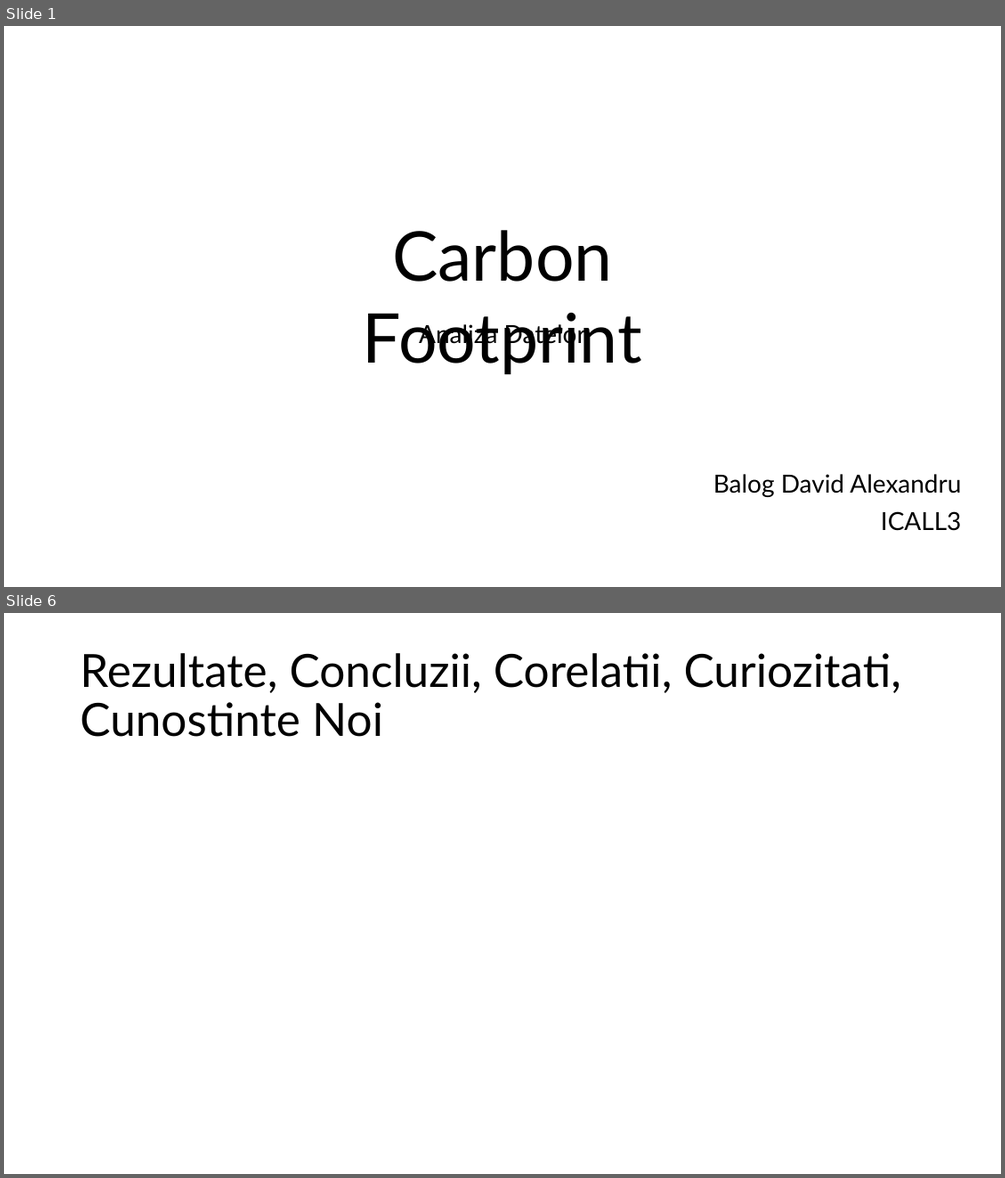
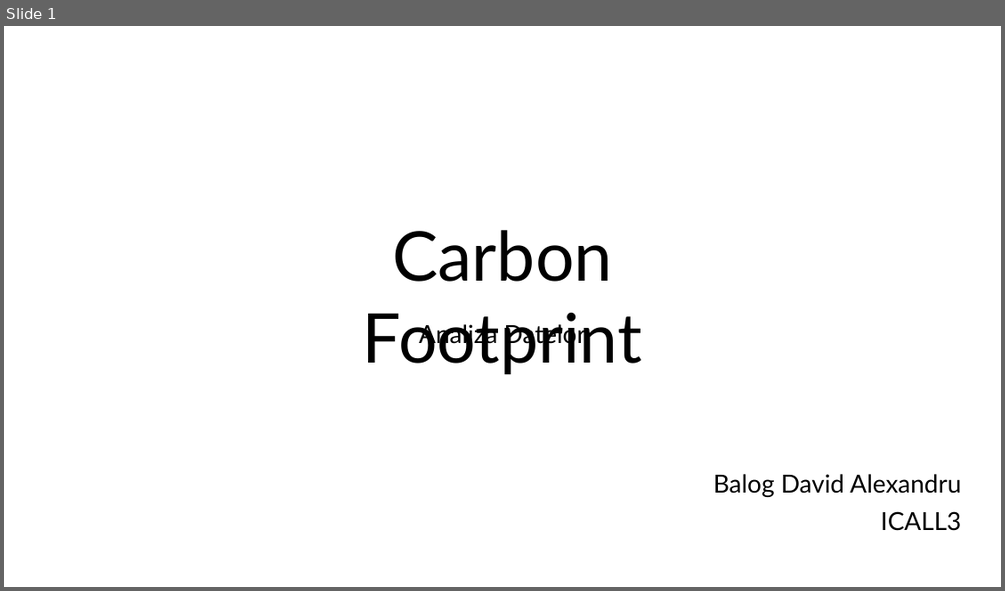
Before and after one commit to BalogDavid/ProiectAnalizaDate, a slide deck: Prezentare Analiza Datelor-Balog David Alexandru.pptx. Shown one above the other, each under a label of ours: slides 1 and 6 before the commit, slide 1 after it; the slides between them are not shown. The pictures are 1005x1178 and 1005x591 pixels, drawn with LibreOffice and Linux fonts; fonts in the diff are those of the drawing. Boxes give left, top, right and bottom in pixels: in the first picture for what was removed or moved away, otherwise in the second. Text is boxed around its words. In the diff, an @@ line names an element or a change of style, - is before the commit and + after.

```diff
--- a/Prezentare Analiza Datelor-Balog David Alexandru.pptx
+++ b/Prezentare Analiza Datelor-Balog David Alexandru.pptx
@@ slide 6 removed at [4,613,1001,1174], background #FFFFFF @@
@@ title removed at [80,653,901,737] @@
-Rezultate, Concluzii, Corelatii, Curiozitati, Cunostinte Noi
```
Also in this commit, not shown: 2 slides changed, 3 slides added, 2 other slides removed, 1 other file.
